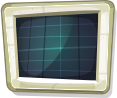
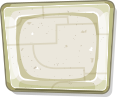
Revision of a layered w=117, h=98 image; what changed, layer by layer:
added layer "矢量智能对象" (1st of 2) above "矢量智能对象" over [0, 0, 117, 97]
hid "矢量智能对象" (2nd of 2) over [0, 0, 117, 98]
